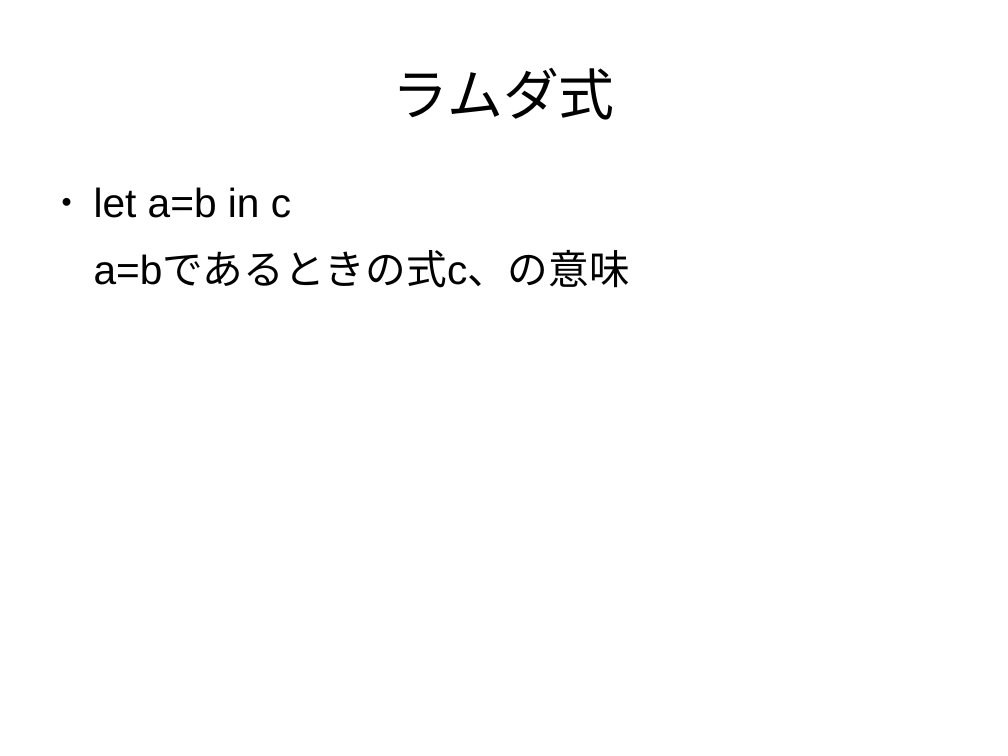
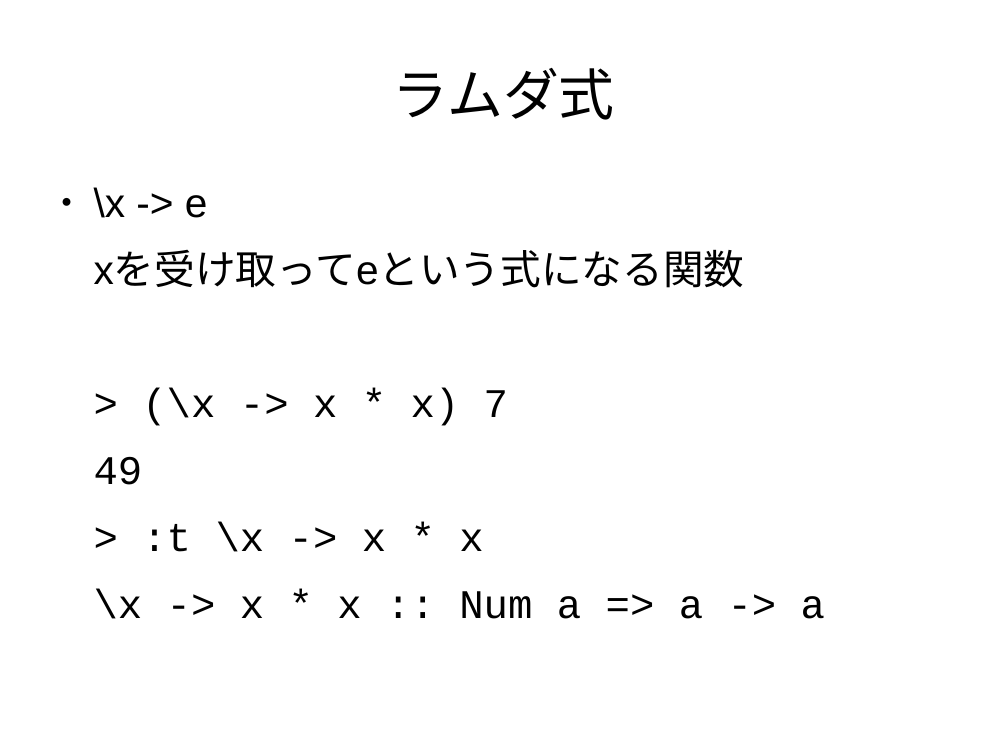
Before and after one commit to nushio3/learn-haskell, a slide deck: slide 36 of Tsukuba-2016.odp (slide 33 before the commit). Drawn at 1008x756 pixels with LibreOffice and Linux fonts; fonts in the diff are those of the drawing. Boxes give left, top, right and bottom in pixels: in the first picture for what was removed or moved away, otherwise in the second. Text is boxed around its words. In the diff, an @@ line names an element or a change of style, - is before the commit and + after.

```diff
--- a/Tsukuba-2016.odp
+++ b/Tsukuba-2016.odp
@@ text at [94, 187, 825, 619]: text changed; font Arial to Courier New @@
-● let a=b in c
-a=bであるときの式c、の意味
+● \x -> e
+xを受け取ってeという式になる関数
+> (\x -> x * x) 7
+49
+> :t \x -> x * x
+\x -> x * x :: Num a => a -> a
```
Also in this commit, not shown: 29 other slides changed, 50 slides added, 11 slides removed.
